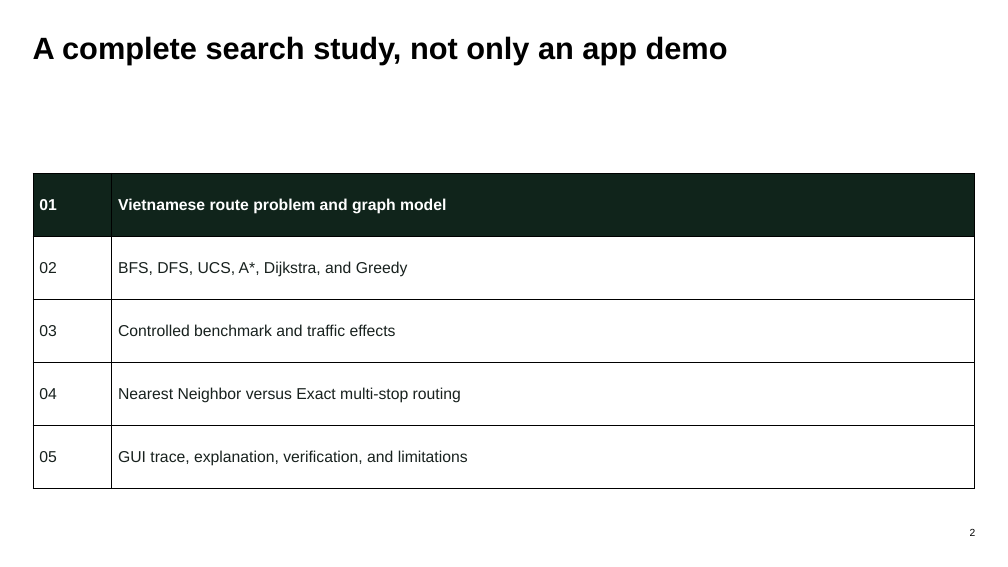
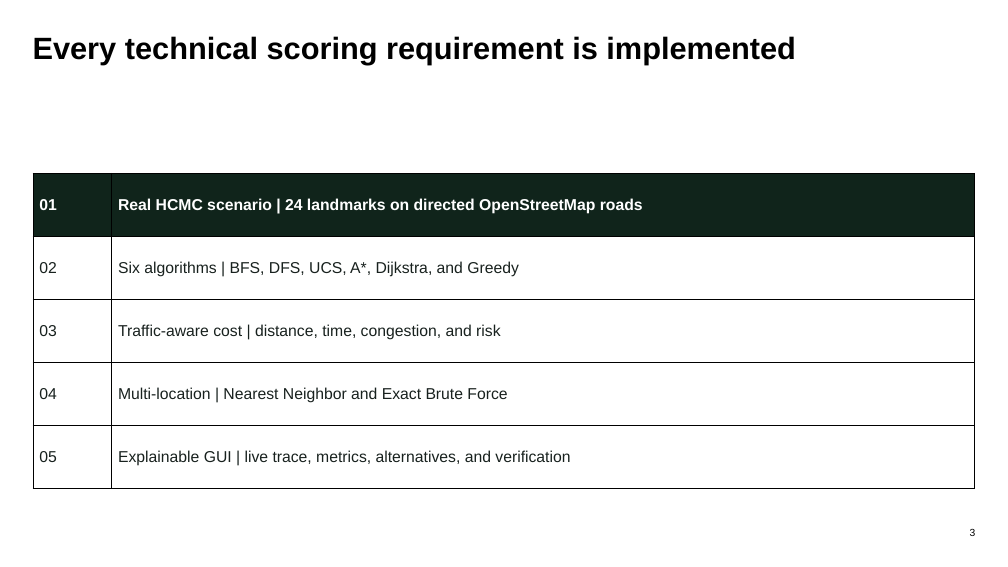
Before and after one commit to Group-1-Lab-AI101/lab-1, a slide deck: slide 3 of output/presentation/1 - Slide.pptx (slide 2 before the commit). Drawn at 1008x567 pixels with LibreOffice and Linux fonts; fonts in the diff are those of the drawing. Boxes give left, top, right and bottom in pixels: in the first picture for what was removed or moved away, otherwise in the second. Text is boxed around its words. In the diff, an @@ line names an element or a change of style, - is before the commit and + after.

```diff
--- a/output/presentation/1 - Slide.pptx
+++ b/output/presentation/1 - Slide.pptx
@@ text at (x1=33, y1=36, x2=796, y2=64): text changed @@
-A complete search study, not only an app demo
+Every technical scoring requirement is implemented
@@ table at (x1=33, y1=173, x2=975, y2=488) @@
-row 1, column 2: Vietnamese route problem and graph model
+row 1, column 2: Real HCMC scenario | 24 landmarks on directed OpenStreetMap roads
-row 2, column 2: BFS, DFS, UCS, A*, Dijkstra, and Greedy
+row 2, column 2: Six algorithms | BFS, DFS, UCS, A*, Dijkstra, and Greedy
-row 3, column 2: Controlled benchmark and traffic effects
+row 3, column 2: Traffic-aware cost | distance, time, congestion, and risk
-row 4, column 2: Nearest Neighbor versus Exact multi-stop routing
+row 4, column 2: Multi-location | Nearest Neighbor and Exact Brute Force
-row 5, column 2: GUI trace, explanation, verification, and limitations
+row 5, column 2: Explainable GUI | live trace, metrics, alternatives, and verification
```
Also in this commit, not shown: 13 other slides changed, 6 slides added, 1 slide removed, 2 other files.
